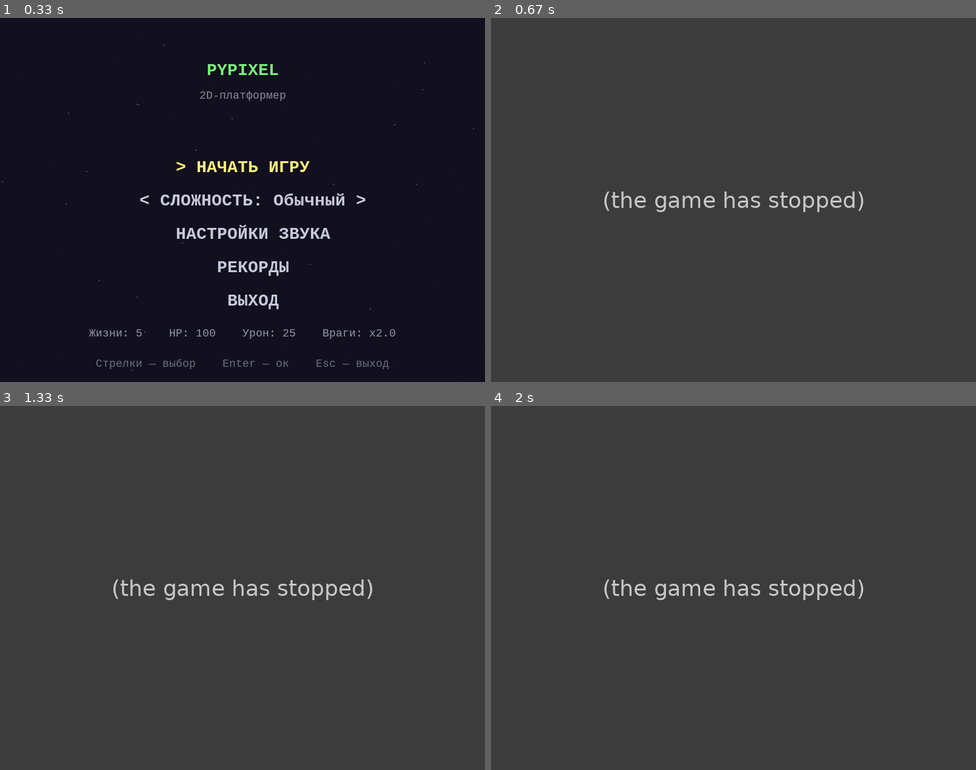
Above: before the commit, frames 1-4 (two rows, left to right).
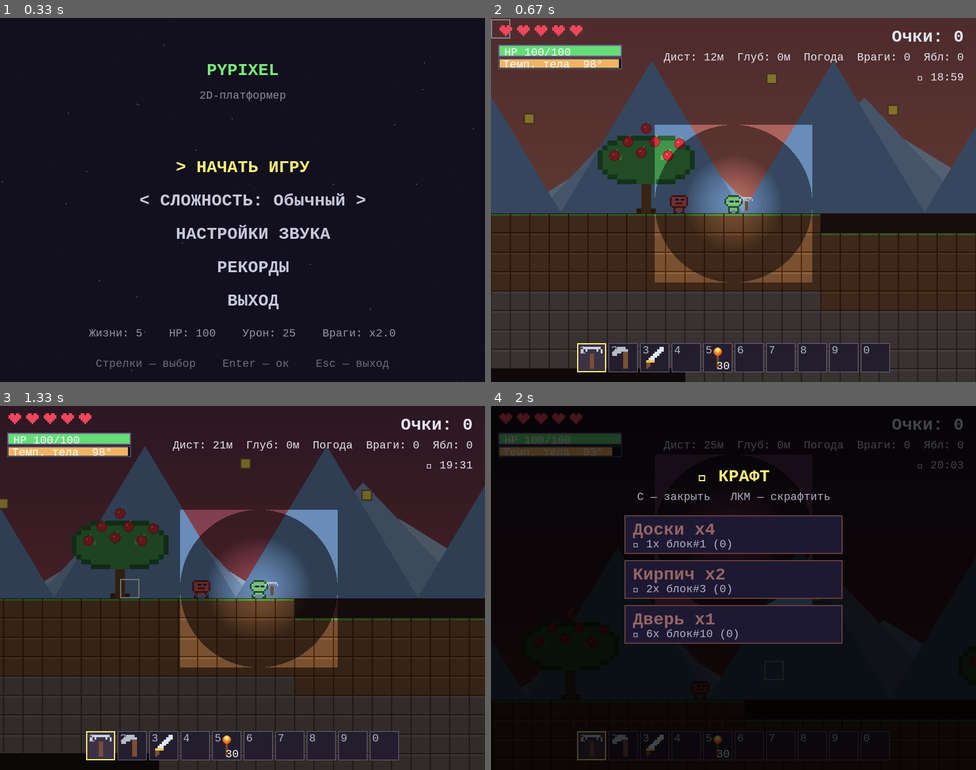
Above: after the commit, the same moments.

Repository: Folombas/PyGame2026
Game: pygame game, started from PyPixel/main.py
The game is run twice, just before and just after one commit, with the same random seed, the same clock (stepped at 60 frames per second) and the same inputs.
Inputs (mouse positions are in pixels of both pictures, inside the frame that each line leads up to):
- Up to frame 1 (0.33 s): no input
- Up to frame 2 (0.67 s): tap Enter at 0.33 s
- Up to frame 3 (1.33 s): tap A at 0.67 s; hold Right from 1 s (still down); move the mouse to (126, 591) at 1.03 s
- Up to frame 4 (2 s): release Right at 1.47 s; hold Up 1.5-1.8 s; move the mouse to (782, 668) at 1.53 s; tap C at 1.83 s

Frame 1 is identical in both runs. In frame 2, 66% of the frame differs, in the area x 0-100%, y 0-100%; in frame 3, 70%; in frame 4, 99%.
Error before the commit: AttributeError: 'World' object has no attribute 'water_sim' (world.py line 181); the game stopped at 0.33 s (later frames are placeholders)

Commit message:
Fix: water_sim in World.__init__

Diff:
--- a/PyPixel/world.py
+++ b/PyPixel/world.py
@@ -123,6 +123,7 @@
         self._last_chunk = None
         self.time_of_day = 0.78   # старт — утро
         self.torches = []         # [(wx, wy), ...] — для света
+        self.water_sim = WaterSim()
 
     def tick_time(self, dt):
         self.time_of_day = (self.time_of_day + dt / self.DAY_LENGTH) % 1.0
